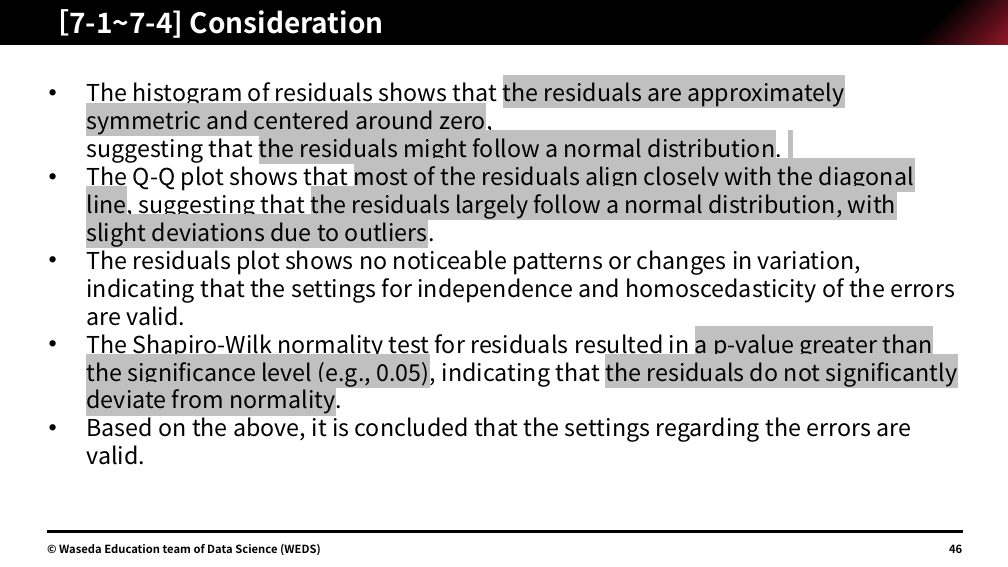
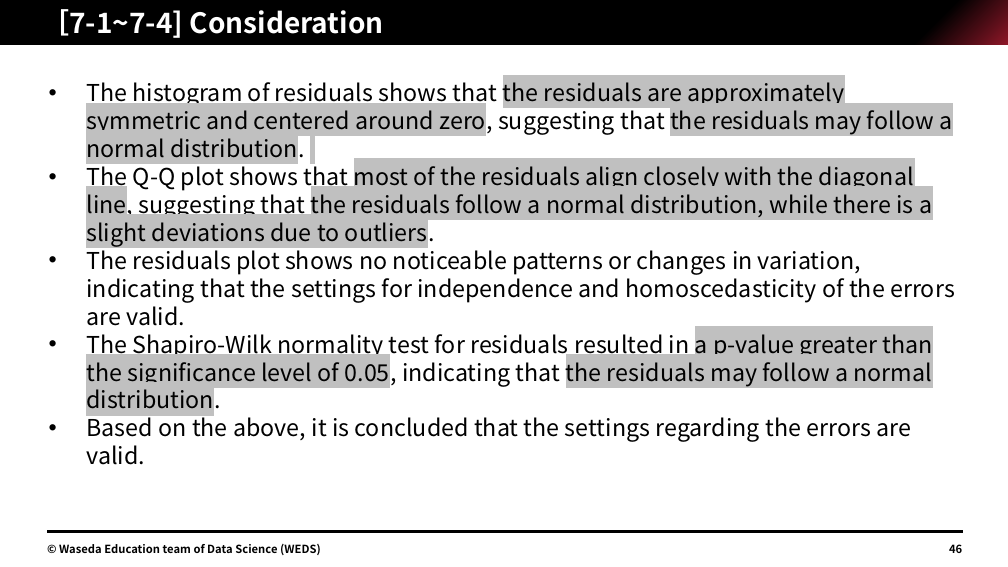
Before and after one commit to Jimin-Park0901/Data-Science, a slide deck: slide 46 of Store_Sale/assignment/1W22CF16.pptx. Drawn at 1008x567 pixels with LibreOffice and Linux fonts; fonts in the diff are those of the drawing. Boxes give left, top, right and bottom in pixels: in the first picture for what was removed or moved away, otherwise in the second. Text is boxed around its words. In the diff, an @@ line names an element or a change of style, - is before the commit and + after.

```diff
--- a/Store_Sale/assignment/1W22CF16.pptx
+++ b/Store_Sale/assignment/1W22CF16.pptx
@@ text at <box>86,82,953,247</box>: text changed @@
-• The histogram of residuals shows that the residuals are approximately symmetric and centered around zero,
-  suggesting that the residuals might follow a normal distribution.
-• The Q-Q plot shows that most of the residuals align closely with the diagonal line, suggesting that the residuals largely follow a normal distribution, with slight deviations due to outliers.
+• The histogram of residuals shows that the residuals are approximately symmetric and centered around zero, suggesting that the residuals may follow a normal distribution.
+• The Q-Q plot shows that most of the residuals align closely with the diagonal line, suggesting that the residuals follow a normal distribution, while there is a slight deviations due to outliers.
@@ text at <box>86,334,932,415</box>: text changed @@
-• The Shapiro-Wilk normality test for residuals resulted in a p-value greater than the significance level (e.g., 0.05), indicating that the residuals do not significantly deviate from normality.
+• The Shapiro-Wilk normality test for residuals resulted in a p-value greater than the significance level of 0.05, indicating that the residuals may follow a normal distribution.
```
Also in this commit, not shown: 9 other slides changed, 1 other file.
